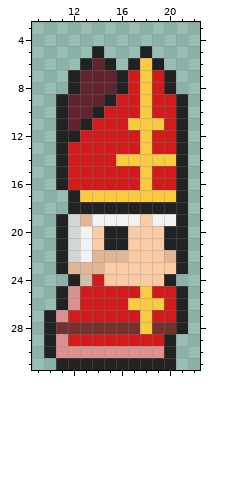
Two versions of one pixel-art sprite, Assets/Sprites/wEhAvESpRiTeSaThOmE/Priest_Red.png. Above: the version before the commit.
The file is 32x32 pixels. Shown: x 9..22, y 3..31.
After the commit:
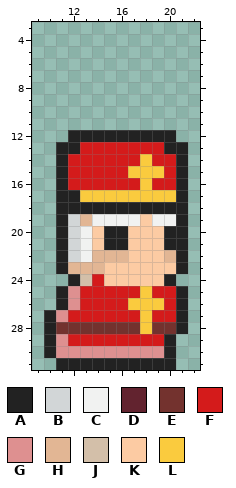
Palette (. is transparent): A #222222  B #d2d6d7  C #f1f2f1  D #62232f  E #73322e  F #d41b1b  G #de9090  H #e2b694  J #d3bfa9  K #fccba3  L #facb3e
Commit message: Fixed CardEffects prefab and changed priest sprite
Edits made:
Changed rows in their new state; - is an unchanged pixel.
first column x 11:
 5 ---.---.---
 6 --...-...--
 7 -.........-
 8 -.........-
 9 ...........
10 ...........
11 ...........
12 .-AAAAAAAA.
13 -A-----F-A-
14 -----FF-FF-
15 ------L-L--
17 A----------
18 A----------
Pixel boxes of the changes (left, top, right, bottom) in both pictures:
changed: (56, 46, 188, 214)
